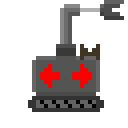
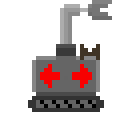
Layers edited between the first and the second w=128, h=128 image:
painted on "Layer 1" over [32, 0, 124, 92]
